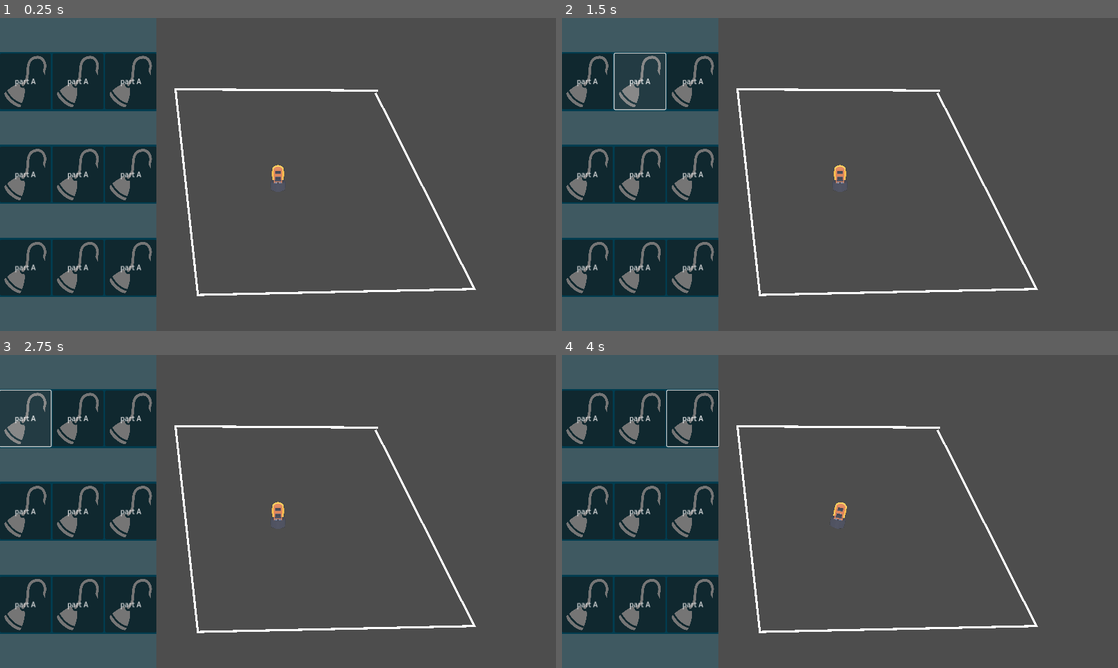
Above: before the commit, frames 1-4 (two rows, left to right).
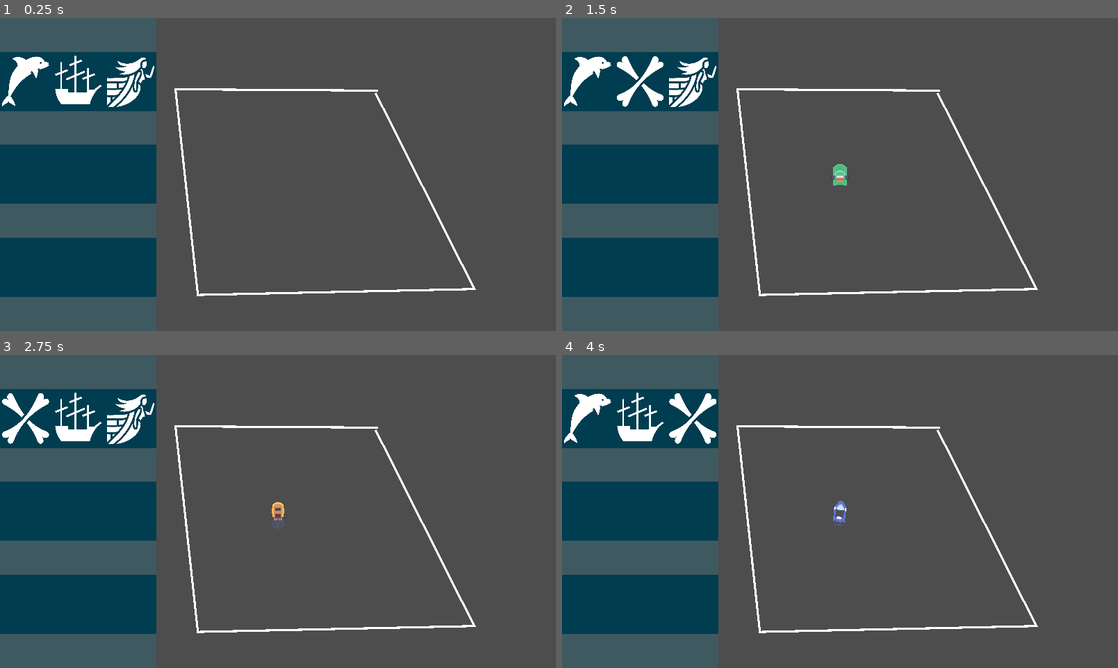
Above: after the commit, the same moments.

Repository: ktosox/Tool_Box_2
Game: Godot game, scene res://projects/vam-pirate_ship-vivors_2/player_creation/test_arena_player_creation.tscn
Same seed, same stepped clock (60 frames per second), same inputs: the game is played once before the commit and once after it. The project has no main scene, so this scene is started directly.
Inputs (mouse positions are in pixels of both pictures, inside the frame that each line leads up to):
- Up to frame 1 (0.25 s): no input
- Up to frame 2 (1.5 s): click (589, 80) at 0.5 s, where only the run before the commit has a clickable "part A"; click (639, 80) at 1.27 s
- Up to frame 3 (2.75 s): click (27, 417) at 2.02 s
- Up to frame 4 (4 s): click (695, 417) at 2.77 s; tap Enter (ui_accept) at 3.5, 3.77 s; move the mouse to (962, 495) at 3.52 s; hold Right (ui_right) from 3.53 s (still down); click (962, 495) at 3.67 s

The runs differ from the first frame. In frame 1, 15% of the frame differs, in the area x 0-52%, y 11-89%; in frame 2, 15%; in frame 3, 15%; in frame 4, 15%.

Commit message:
player body selection now works

Diff:
--- a/projects/vam-pirate_ship-vivors_2/player.gd
+++ b/projects/vam-pirate_ship-vivors_2/player.gd
@@ -5,6 +5,8 @@
 var move_acceleration = 400.0
 
 var turn_speed = 2.5
+
+var current_body : Node2D
 
 func _physics_process(delta: float) -> void:
 
@@ -15,3 +17,26 @@
 	rotate(delta * Input.get_axis("ui_left","ui_right") * lerp(turn_speed * 0.2,turn_speed,(velocity.length()/move_speed)) )
 
 	move_and_slide()
+
+
+func apply_part(part : ShipPart) -> bool: #returns if it worked
+	# check what type of part was given
+
+	# if it's a body -> pass it to apply_body
+	if part.type == ShipPart.Part_Flavour.HULL:
+		apply_body(part)
+	# if it's an item -> pass it to apply_item
+
+
+	return true
+
+func apply_body(part : ShipPart) -> void: # takes in a ship part assumed to be a body
+
+	if current_body != null: # deletes existing body if one exists
+		current_body.queue_free()
+	add_child(part) # attaches new body
+	current_body = part
+	# sets varaible like speed or turn
+	for key in part.special_properties.keys():
+		self.set(key,part.special_properties[key])
+	pass
--- a/projects/vam-pirate_ship-vivors_2/player.tscn
+++ b/projects/vam-pirate_ship-vivors_2/player.tscn
@@ -1,12 +1,6 @@
-[gd_scene load_steps=5 format=3 uid="uid://vwlkff015x7e"]
+[gd_scene load_steps=2 format=3 uid="uid://vwlkff015x7e"]
 
 [ext_resource type="Script" path="res://projects/vam-pirate_ship-vivors_2/player.gd" id="1_eljt5"]
-[ext_resource type="PackedScene" uid="uid://cuosdqgoqst5k" path="res://projects/vam-pirate_ship-vivors_2/window_to_3d.tscn" id="2_q3bhl"]
-[ext_resource type="PackedScene" uid="uid://byqhyixw2emev" path="res://projects/vam-pirate_ship-vivors_2/KenneyWatercraft/Models/GLB format/boat-fan.glb" id="3_koy7s"]
-
-[sub_resource type="CapsuleShape2D" id="CapsuleShape2D_g6ryc"]
-radius = 32.0
-height = 126.0
 
 [node name="Player" type="CharacterBody2D" groups=["player"]]
 collision_layer = 2
@@ -15,15 +9,5 @@
 wall_min_slide_angle = 0.0872665
 script = ExtResource("1_eljt5")
 
-[node name="WindowTo3D" parent="." instance=ExtResource("2_q3bhl")]
-offset_left = -80.0
-offset_top = -80.0
-offset_right = 80.0
-offset_bottom = 80.0
-load_this_on_start = ExtResource("3_koy7s")
-
-[node name="CollisionShape2D" type="CollisionShape2D" parent="."]
-shape = SubResource("CapsuleShape2D_g6ryc")
-
 [node name="Camera2D" type="Camera2D" parent="."]
 zoom = Vector2(0.5, 0.5)
--- a/projects/vam-pirate_ship-vivors_2/player_creation/building_panel.tscn
+++ b/projects/vam-pirate_ship-vivors_2/player_creation/building_panel.tscn
@@ -1,6 +1,55 @@
-[gd_scene load_steps=2 format=3 uid="uid://b5ahgyqmiemfv"]
+[gd_scene load_steps=18 format=3 uid="uid://b5ahgyqmiemfv"]
 
 [ext_resource type="PackedScene" uid="uid://xr0rqesr0eri" path="res://projects/vam-pirate_ship-vivors_2/player_creation/part_selector.tscn" id="1_1lymg"]
+[ext_resource type="PackedScene" uid="uid://wnxwn405uush" path="res://projects/vam-pirate_ship-vivors_2/ship_parts/air_boat.tscn" id="2_dw2kl"]
+[ext_resource type="Script" path="res://projects/vam-pirate_ship-vivors_2/player_inventory/item_data.gd" id="2_vurqv"]
+[ext_resource type="Texture2D" uid="uid://ddy8dqjejwaat" path="res://resources/ui_icons/pirate/dolphin.png" id="4_ko35t"]
+[ext_resource type="PackedScene" uid="uid://cxv8ea5o2yvi4" path="res://projects/vam-pirate_ship-vivors_2/ship_parts/battle_boat.tscn" id="5_24u31"]
+[ext_resource type="Texture2D" uid="uid://b6gtkhtigj8is" path="res://resources/ui_icons/pirate/galleon.png" id="6_ly8gj"]
+[ext_resource type="PackedScene" uid="uid://cf5mdaxtxu62v" path="res://projects/vam-pirate_ship-vivors_2/ship_parts/speed_boat.tscn" id="7_fggqo"]
+[ext_resource type="Texture2D" uid="uid://hxd642ogtf3s" path="res://resources/ui_icons/pirate/figurehead.png" id="8_14eov"]
+
+[sub_resource type="Resource" id="Resource_4tx0q"]
+script = ExtResource("2_vurqv")
+type = 0
+texture = ExtResource("4_ko35t")
+payload = ExtResource("2_dw2kl")
+
+[sub_resource type="Resource" id="Resource_ou8r0"]
+script = ExtResource("2_vurqv")
+type = 0
+texture = ExtResource("6_ly8gj")
+payload = ExtResource("5_24u31")
+
+[sub_resource type="Resource" id="Resource_texbo"]
+script = ExtResource("2_vurqv")
+type = 0
+texture = ExtResource("8_14eov")
+payload = ExtResource("7_fggqo")
+
+[sub_resource type="Resource" id="Resource_480ld"]
+script = ExtResource("2_vurqv")
+type = 0
+
+[sub_resource type="Resource" id="Resource_wtse1"]
+script = ExtResource("2_vurqv")
+type = 0
+
+[sub_resource type="Resource" id="Resource_sh28y"]
+script = ExtResource("2_vurqv")
+type = 0
+
+[sub_resource type="Resource" id="Resource_fhnc8"]
+script = ExtResource("2_vurqv")
+type = 0
+
+[sub_resource type="Resource" id="Resource_relsn"]
+script = ExtResource("2_vurqv")
+type = 0
+
+[sub_resource type="Resource" id="Resource_4qnlf"]
+script = ExtResource("2_vurqv")
+type = 0
 
 [node name="BuildingPanel" type="Control"]
 layout_mode = 3
@@ -31,6 +80,9 @@
 
 [node name="Body" parent="Back/Layout" instance=ExtResource("1_1lymg")]
 layout_mode = 2
+part_A = SubResource("Resource_4tx0q")
+part_B = SubResource("Resource_ou8r0")
+part_C = SubResource("Resource_texbo")
 
 [node name="Control5" type="ColorRect" parent="Back/Layout"]
 layout_mode = 2
@@ -39,6 +91,9 @@
 
 [node name="Weapon" parent="Back/Layout" instance=ExtResource("1_1lymg")]
 layout_mode = 2
+part_A = SubResource("Resource_480ld")
+part_B = SubResource("Resource_wtse1")
+part_C = SubResource("Resource_sh28y")
 
 [node name="Control6" type="ColorRect" parent="Back/Layout"]
 layout_mode = 2
@@ -47,10 +102,11 @@
 
 [node name="Tool" parent="Back/Layout" instance=ExtResource("1_1lymg")]
 layout_mode = 2
+part_A = SubResource("Resource_fhnc8")
+part_B = SubResource("Resource_relsn")
+part_C = SubResource("Resource_4qnlf")
 
 [node name="Control7" type="ColorRect" parent="Back/Layout"]
 layout_mode = 2
 size_flags_vertical = 3
 color = Color(0.435294, 0.435294, 0.435294, 0.560784)
-
-[editable path="Back/Layout/Body"]
--- a/projects/vam-pirate_ship-vivors_2/player_creation/option.gd
+++ /dev/null
@@ -1,7 +0,0 @@
-extends TextureRect
-
-
-
-
-func load_part(shipPart : PackedScene):
-	pass
--- a/projects/vam-pirate_ship-vivors_2/player_creation/option.tscn
+++ /dev/null
@@ -1,19 +0,0 @@
-[gd_scene load_steps=3 format=3 uid="uid://dtu38s4sqdfdx"]
-
-[ext_resource type="Texture2D" uid="uid://deh0vld1jir4b" path="res://resources/ui_icons/pirate/pirate-hook.png" id="1_upcn5"]
-[ext_resource type="Script" path="res://projects/vam-pirate_ship-vivors_2/player_creation/option.gd" id="2_celc7"]
-
-[node name="Option" type="TextureRect"]
-size_flags_horizontal = 3
-texture = ExtResource("1_upcn5")
-expand_mode = 4
-script = ExtResource("2_celc7")
-
-[node name="Button" type="Button" parent="."]
-layout_mode = 1
-anchors_preset = 15
-anchor_right = 1.0
-anchor_bottom = 1.0
-grow_horizontal = 2
-grow_vertical = 2
-text = "part A"
--- a/projects/vam-pirate_ship-vivors_2/player_creation/part_selector.gd
+++ b/projects/vam-pirate_ship-vivors_2/player_creation/part_selector.gd
@@ -1,11 +1,40 @@
 extends HBoxContainer
 
-@export var part_A : PackedScene
+signal part_selected(part)
 
-@export var part_B : PackedScene
+@export var part_A : ItemData
 
-@export var part_C : PackedScene
+@export var part_B : ItemData
+
+@export var part_C : ItemData
 
 func _ready():
-	$OptionA
+	$OptionA.texture_normal = part_A.texture
+	$OptionB.texture_normal = part_B.texture
+	$OptionC.texture_normal = part_C.texture
 	pass
+
+
+
+func _on_option_a_pressed() -> void:
+	$OptionA.disabled = true
+	emit_signal("part_selected",part_A.payload.instantiate())
+	$OptionB.disabled = false
+	$OptionC.disabled = false
+	pass # Replace with function body.
+
+
+func _on_option_b_pressed() -> void:
+	$OptionB.disabled = true
+	emit_signal("part_selected",part_B.payload.instantiate())
+	$OptionC.disabled = false
+	$OptionA.disabled = false
+	pass # Replace with function body.
+
+
+func _on_option_c_pressed() -> void:
+	$OptionC.disabled = true
+	emit_signal("part_selected",part_C.payload.instantiate())
+	$OptionB.disabled = false
+	$OptionA.disabled = false
+	pass # Replace with function body.
--- a/projects/vam-pirate_ship-vivors_2/player_creation/part_selector.tscn
+++ b/projects/vam-pirate_ship-vivors_2/player_creation/part_selector.tscn
@@ -1,18 +1,38 @@
-[gd_scene load_steps=3 format=3 uid="uid://xr0rqesr0eri"]
+[gd_scene load_steps=4 format=3 uid="uid://xr0rqesr0eri"]
 
 [ext_resource type="Script" path="res://projects/vam-pirate_ship-vivors_2/player_creation/part_selector.gd" id="1_tior0"]
-[ext_resource type="PackedScene" uid="uid://dtu38s4sqdfdx" path="res://projects/vam-pirate_ship-vivors_2/player_creation/option.tscn" id="2_et7qo"]
+[ext_resource type="Texture2D" uid="uid://cq8muruehj4nv" path="res://resources/ui_icons/pirate/pirate-captain.png" id="2_vhv4r"]
+[ext_resource type="Texture2D" uid="uid://cbv0t83mpq15f" path="res://resources/ui_icons/pirate/crossed-bones.png" id="3_h1k17"]
 
 [node name="PartSelector" type="HBoxContainer"]
 custom_minimum_size = Vector2(0, 128)
 size_flags_horizontal = 3
 script = ExtResource("1_tior0")
 
-[node name="OptionA" parent="." instance=ExtResource("2_et7qo")]
+[node name="OptionA" type="TextureButton" parent="."]
 layout_mode = 2
+size_flags_horizontal = 3
+texture_normal = ExtResource("2_vhv4r")
+texture_disabled = ExtResource("3_h1k17")
+ignore_texture_size = true
+stretch_mode = 0
 
-[node name="OptionB" parent="." instance=ExtResource("2_et7qo")]
+[node name="OptionB" type="TextureButton" parent="."]
 layout_mode = 2
+size_flags_horizontal = 3
+texture_normal = ExtResource("2_vhv4r")
+texture_disabled = ExtResource("3_h1k17")
+ignore_texture_size = true
+stretch_mode = 0
 
-[node name="OptionC" parent="." instance=ExtResource("2_et7qo")]
+[node name="OptionC" type="TextureButton" parent="."]
 layout_mode = 2
+size_flags_horizontal = 3
+texture_normal = ExtResource("2_vhv4r")
+texture_disabled = ExtResource("3_h1k17")
+ignore_texture_size = true
+stretch_mode = 0
+
+[connection signal="pressed" from="OptionA" to="." method="_on_option_a_pressed"]
+[connection signal="pressed" from="OptionB" to="." method="_on_option_b_pressed"]
+[connection signal="pressed" from="OptionC" to="." method="_on_option_c_pressed"]
--- /dev/null
+++ b/projects/vam-pirate_ship-vivors_2/player_creation/test_arena_player_creation.gd
@@ -0,0 +1,26 @@
+extends Node2D
+
+
+# Called when the node enters the scene tree for the first time.
+func _ready() -> void:
+	pass # Replace with function body.
+
+
+# Called every frame. 'delta' is the elapsed time since the previous frame.
+func _process(delta: float) -> void:
+	pass
+
+
+func _on_body_part_selected(part: Variant) -> void:
+	$Player.apply_part(part)
+	pass # Replace with function body.
+
+
+func _on_weapon_part_selected(part: Variant) -> void:
+	$Player.apply_part(part)
+	pass # Replace with function body.
+
+
+func _on_tool_part_selected(part: Variant) -> void:
+	$Player.apply_part(part)
+	pass # Replace with function body.
--- a/projects/vam-pirate_ship-vivors_2/player_creation/test_arena_player_creation.tscn
+++ b/projects/vam-pirate_ship-vivors_2/player_creation/test_arena_player_creation.tscn
@@ -1,9 +1,11 @@
-[gd_scene load_steps=3 format=3 uid="uid://bmf48bs0iqvef"]
+[gd_scene load_steps=4 format=3 uid="uid://bmf48bs0iqvef"]
 
+[ext_resource type="Script" path="res://projects/vam-pirate_ship-vivors_2/player_creation/test_arena_player_creation.gd" id="1_rr51u"]
 [ext_resource type="PackedScene" uid="uid://b5ahgyqmiemfv" path="res://projects/vam-pirate_ship-vivors_2/player_creation/building_panel.tscn" id="1_xb6vy"]
 [ext_resource type="PackedScene" uid="uid://vwlkff015x7e" path="res://projects/vam-pirate_ship-vivors_2/player.tscn" id="2_mgf7o"]
 
 [node name="TestArenaPlayerCreation" type="Node2D"]
+script = ExtResource("1_rr51u")
 
 [node name="StaticBody2D" type="StaticBody2D" parent="."]
 collision_layer = 4
@@ -21,3 +23,9 @@
 [node name="CanvasLayer" type="CanvasLayer" parent="."]
 
 [node name="BuildingPanel" parent="CanvasLayer" instance=ExtResource("1_xb6vy")]
+
+[connection signal="part_selected" from="CanvasLayer/BuildingPanel/Back/Layout/Body" to="." method="_on_body_part_selected"]
+[connection signal="part_selected" from="CanvasLayer/BuildingPanel/Back/Layout/Weapon" to="." method="_on_weapon_part_selected"]
+[connection signal="part_selected" from="CanvasLayer/BuildingPanel/Back/Layout/Tool" to="." method="_on_tool_part_selected"]
+
+[editable path="CanvasLayer/BuildingPanel"]
--- a/projects/vam-pirate_ship-vivors_2/player_inventory/item_data.gd
+++ b/projects/vam-pirate_ship-vivors_2/player_inventory/item_data.gd
@@ -6,9 +6,6 @@
 
 @export var type : Item_Flavour
 
-var valid_item_textures = [
-	"res://resources/ui_icons/pirate/anchor.png",
-	"res://resources/ui_icons/pirate/barrel.png",
-	"res://resources/ui_icons/pirate/brandy-bottle.png",
-	]
-var texture : Texture
+@export var texture : Texture
+
+@export var payload : PackedScene
--- a/projects/vam-pirate_ship-vivors_2/player_inventory/test_item_space.gd
+++ b/projects/vam-pirate_ship-vivors_2/player_inventory/test_item_space.gd
@@ -13,7 +13,7 @@
 
 func _on_create_random_item_pressed() -> void:
 	var new_item = ItemData.new()
-	new_item.texture = load(new_item.valid_item_textures[randi()%3])
 	new_item.type = randi()%4
+	new_item.texture = load("res://resources/ui_icons/pirate/piranha.png")
 	$ItemSlot.take_item(new_item)
 	pass # Replace with function body.
--- a/projects/vam-pirate_ship-vivors_2/ship_part.gd
+++ b/projects/vam-pirate_ship-vivors_2/ship_part.gd
@@ -1,16 +1,9 @@
-extends Node
+extends Node2D
 
 class_name ShipPart
 
-@export var preview_icon : Texture2D
+enum Part_Flavour {HULL,WEAPON,TOOL}
 
+@export var type : Part_Flavour
 
-
-# Called when the node enters the scene tree for the first time.
-func _ready() -> void:
-	pass # Replace with function body.
-
-
-# Called every frame. 'delta' is the elapsed time since the previous frame.
-func _process(delta: float) -> void:
-	pass
+@export var special_properties = {}
--- a/projects/vam-pirate_ship-vivors_2/ship_part.tscn
+++ b/projects/vam-pirate_ship-vivors_2/ship_part.tscn
@@ -2,5 +2,5 @@
 
 [ext_resource type="Script" path="res://projects/vam-pirate_ship-vivors_2/ship_part.gd" id="1_nc78k"]
 
-[node name="ShipPart" type="Node"]
+[node name="ShipPart" type="Node2D"]
 script = ExtResource("1_nc78k")
--- /dev/null
+++ b/projects/vam-pirate_ship-vivors_2/ship_parts/air_boat.tscn
@@ -0,0 +1,25 @@
+[gd_scene load_steps=5 format=3 uid="uid://wnxwn405uush"]
+
+[ext_resource type="Script" path="res://projects/vam-pirate_ship-vivors_2/ship_part.gd" id="1_x3suh"]
+[ext_resource type="PackedScene" uid="uid://cuosdqgoqst5k" path="res://projects/vam-pirate_ship-vivors_2/window_to_3d.tscn" id="2_hl7f6"]
+[ext_resource type="PackedScene" uid="uid://byqhyixw2emev" path="res://projects/vam-pirate_ship-vivors_2/KenneyWatercraft/Models/GLB format/boat-fan.glb" id="3_hamwg"]
+
+[sub_resource type="CapsuleShape2D" id="CapsuleShape2D_ako1o"]
+radius = 32.0
+height = 112.0
+
+[node name="AirBoat" type="CollisionShape2D"]
+shape = SubResource("CapsuleShape2D_ako1o")
+script = ExtResource("1_x3suh")
+special_properties = {
+"move_acceleration": 360.0,
+"move_speed": 300.0,
+"turn_speed": 2.5
+}
+
+[node name="WindowTo3D" parent="." instance=ExtResource("2_hl7f6")]
+offset_left = -80.0
+offset_top = -80.0
+offset_right = 80.0
+offset_bottom = 80.0
+load_this_on_start = ExtResource("3_hamwg")
--- /dev/null
+++ b/projects/vam-pirate_ship-vivors_2/ship_parts/battle_boat.tscn
@@ -0,0 +1,25 @@
+[gd_scene load_steps=5 format=3 uid="uid://cxv8ea5o2yvi4"]
+
+[ext_resource type="Script" path="res://projects/vam-pirate_ship-vivors_2/ship_part.gd" id="1_v85v1"]
+[ext_resource type="PackedScene" uid="uid://cuosdqgoqst5k" path="res://projects/vam-pirate_ship-vivors_2/window_to_3d.tscn" id="2_c63n5"]
+[ext_resource type="PackedScene" uid="uid://cs1yp766n3umv" path="res://projects/vam-pirate_ship-vivors_2/KenneyWatercraft/Models/GLB format/boat-speed-f.glb" id="3_fhhqj"]
+
+[sub_resource type="CapsuleShape2D" id="CapsuleShape2D_7ivhl"]
+radius = 32.0
+height = 106.0
+
+[node name="BattleBoat" type="CollisionShape2D"]
+shape = SubResource("CapsuleShape2D_7ivhl")
+script = ExtResource("1_v85v1")
+special_properties = {
+"move_acceleration": 160.0,
+"move_speed": 280.0,
+"turn_speed": 2.2
+}
+
+[node name="WindowTo3D" parent="." instance=ExtResource("2_c63n5")]
+offset_left = -80.0
+offset_top = -80.0
+offset_right = 80.0
+offset_bottom = 80.0
+load_this_on_start = ExtResource("3_fhhqj")
--- /dev/null
+++ b/projects/vam-pirate_ship-vivors_2/ship_parts/speed_boat.tscn
@@ -0,0 +1,25 @@
+[gd_scene load_steps=5 format=3 uid="uid://cf5mdaxtxu62v"]
+
+[ext_resource type="Script" path="res://projects/vam-pirate_ship-vivors_2/ship_part.gd" id="1_efyoo"]
+[ext_resource type="PackedScene" uid="uid://cuosdqgoqst5k" path="res://projects/vam-pirate_ship-vivors_2/window_to_3d.tscn" id="2_otgo4"]
+[ext_resource type="PackedScene" uid="uid://8rbhim3jvf7p" path="res://projects/vam-pirate_ship-vivors_2/KenneyWatercraft/Models/GLB format/boat-speed-a.glb" id="3_bid3t"]
+
+[sub_resource type="CapsuleShape2D" id="CapsuleShape2D_ako1o"]
+radius = 32.0
+height = 112.0
+
+[node name="SpeedBoat" type="CollisionShape2D"]
+shape = SubResource("CapsuleShape2D_ako1o")
+script = ExtResource("1_efyoo")
+special_properties = {
+"move_acceleration": 460.0,
+"move_speed": 340.0,
+"turn_speed": 1.4
+}
+
+[node name="WindowTo3D" parent="." instance=ExtResource("2_otgo4")]
+offset_left = -80.0
+offset_top = -80.0
+offset_right = 80.0
+offset_bottom = 80.0
+load_this_on_start = ExtResource("3_bid3t")
--- a/projects/vam-pirate_ship-vivors_2/window_to_3d.tscn
+++ b/projects/vam-pirate_ship-vivors_2/window_to_3d.tscn
@@ -7,6 +7,7 @@
 ambient_light_color = Color(1, 1, 1, 1)
 
 [node name="WindowTo3D" type="SubViewportContainer"]
+custom_minimum_size = Vector2(160, 160)
 anchors_preset = 8
 anchor_left = 0.5
 anchor_top = 0.5
